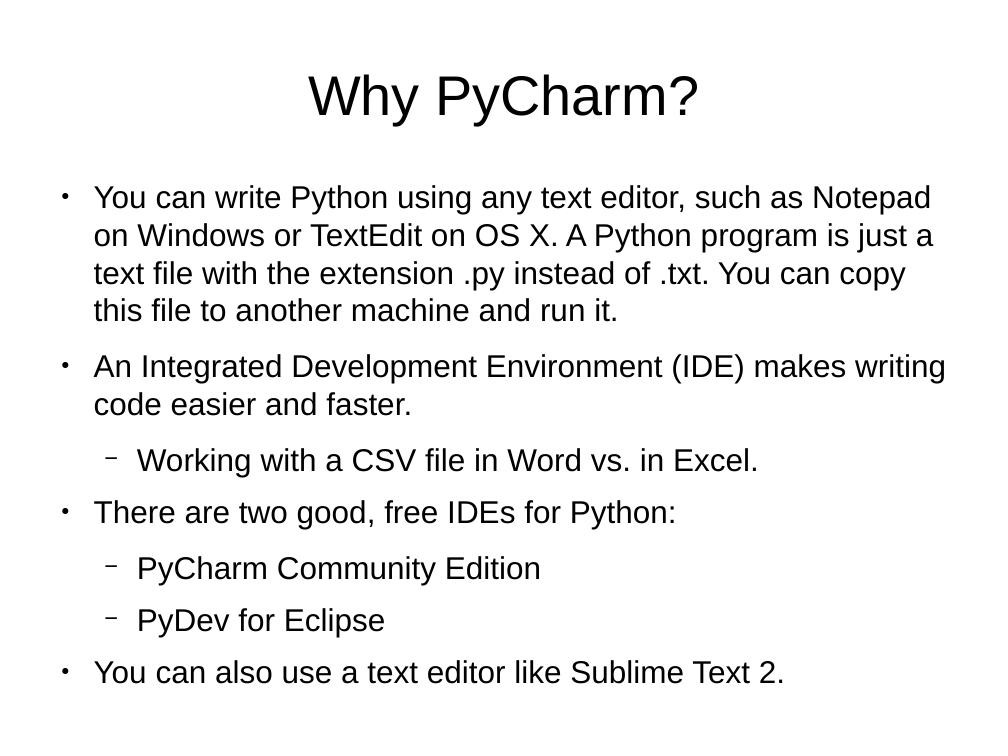
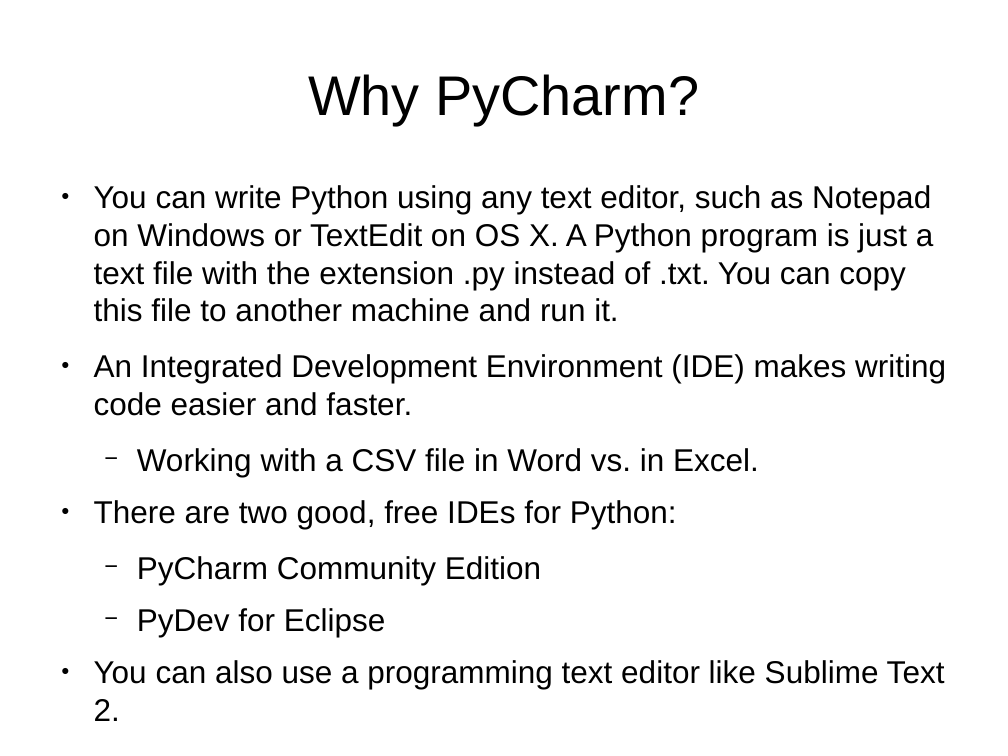
Before and after one commit to chxy/python, a slide deck: slide 4 of 00_intro.odp. Drawn at 1008x756 pixels with LibreOffice and Linux fonts; fonts in the diff are those of the drawing. Boxes give left, top, right and bottom in pixels: in the first picture for what was removed or moved away, otherwise in the second. Text is boxed around its words. In the diff, an @@ line names an element or a change of style, - is before the commit and + after.

```diff
--- a/00_intro.odp
+++ b/00_intro.odp
@@ text at <box>94,660,945,721</box>: text changed @@
-● You can also use a text editor like Sublime Text 2.
+● You can also use a programming text editor like Sublime Text 2.
```
Also in this commit, not shown: 1 other slide changed, 3 slides removed.
